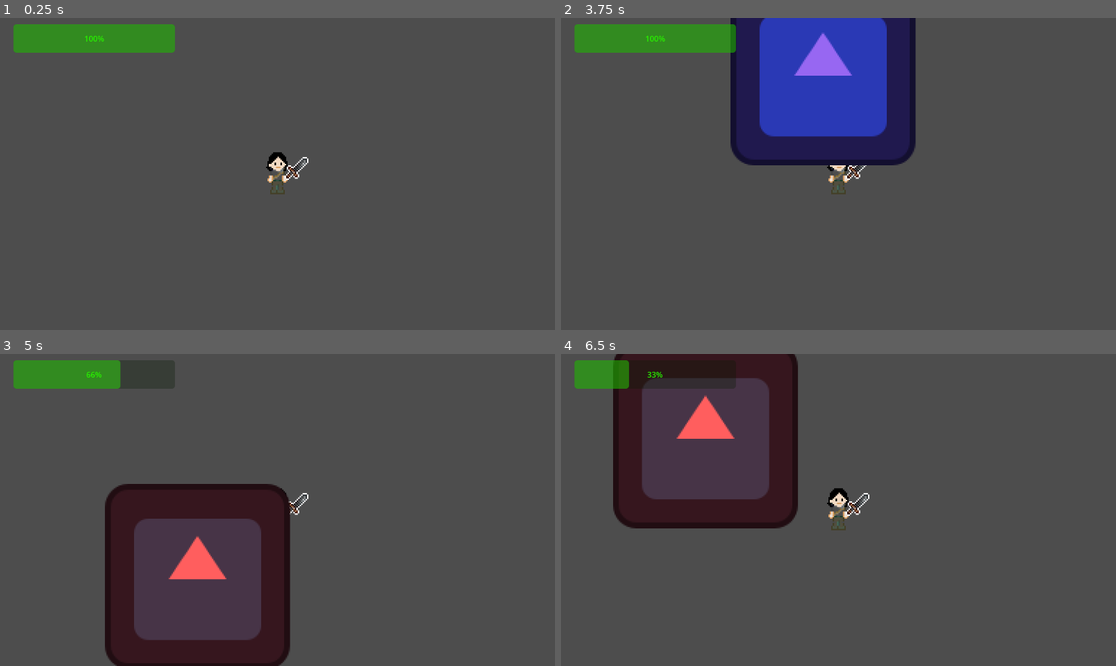
Above: before the commit, frames 1-4 (two rows, left to right).
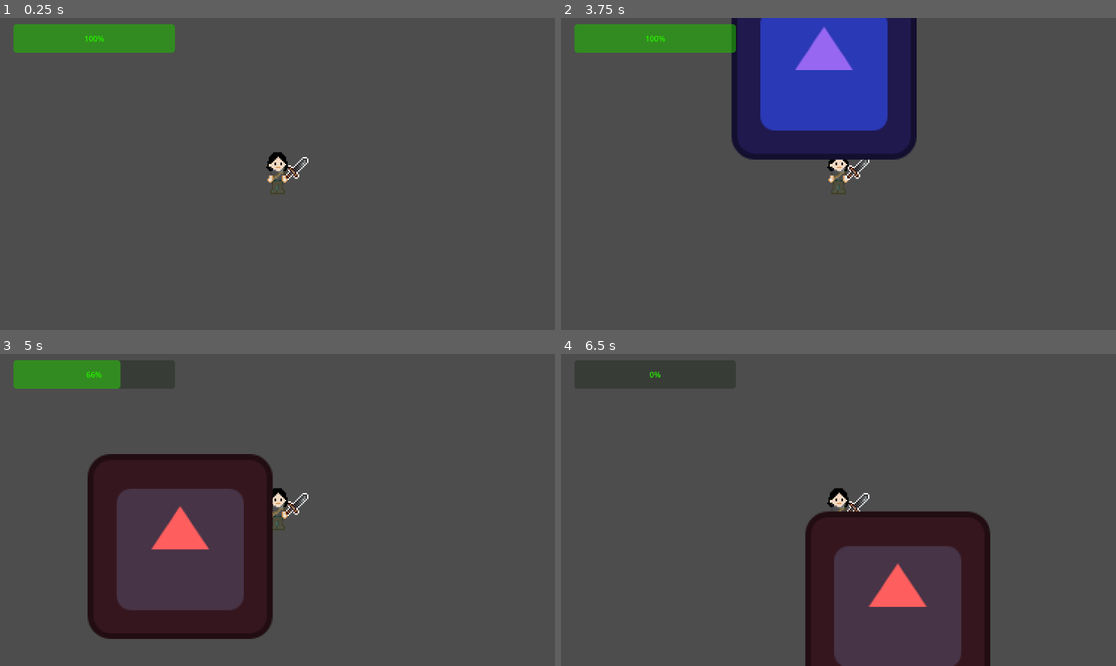
Above: after the commit, the same moments.

Repository: vilu350/Flying-Cats-Studio
Game: Godot game, scene res://scenes/test_map.tscn
Same seed, same stepped clock (60 frames per second), same inputs: the game is played once before the commit and once after it. The project has no main scene, so this scene is started directly. The engine's default icon, where the game draws it, is replaced by a stand-in: a white triangle on a blue panel in a dark square.
Inputs (mouse positions are in pixels of both pictures, inside the frame that each line leads up to):
- Up to frame 1 (0.25 s): no input
- Up to frame 2 (3.75 s): tap Enter at 0.5 s; move the mouse to (960, 158) at 0.52 s; hold D (move_right) 0.53-1.28 s; move the mouse to (727, 189) at 1.27 s; hold Down (move_down) 1.28-2.03 s; move the mouse to (894, 105) at 2.02 s; hold D (move_right) 2.03-2.78 s; tap Space at 2.75 s; move the mouse to (810, 236) at 2.77 s; hold Up (move_up) 2.78-3.53 s; move the mouse to (1005, 220) at 3.52 s; hold A (move_left) from 3.53 s (still down)
- Up to frame 3 (5 s): keep holding A (move_left); move the mouse to (111, 463) at 4.27 s
- Up to frame 4 (6.5 s): move the mouse to (866, 510) at 5.02 s; release A (move_left) at 5.03 s; hold Down (move_down) 5.03-5.78 s; move the mouse to (755, 432) at 5.77 s; hold D (move_right) from 5.78 s (still down)

The runs differ from the first frame. In frame 1, less than 0.1% of the frame differs, in the area x 51-53%, y 47-52%; in frame 2, 2.4%; in frame 3, 16%; in frame 4, 35%, in the area x 2-78%, y 0-100%.

Commit message:
Worked on the weapon

Diff:
--- a/flying-cats-studio/scenes/Player.tscn
+++ b/flying-cats-studio/scenes/Player.tscn
@@ -31,6 +31,112 @@
 "transitions": PackedFloat32Array(1),
 "update": 0,
 "values": [Vector2(2, -4)]
+}
+
+[sub_resource type="Animation" id="Animation_qlg0r"]
+resource_name = "Left_Slash"
+length = 0.3
+step = 0.05
+tracks/0/type = "value"
+tracks/0/imported = false
+tracks/0/enabled = true
+tracks/0/path = NodePath("Sprite2D/PlayerWeapon:rotation")
+tracks/0/interp = 1
+tracks/0/loop_wrap = true
+tracks/0/keys = {
+"times": PackedFloat32Array(0, 0.25),
+"transitions": PackedFloat32Array(1, -2),
+"update": 0,
+"values": [4.6844635, 3.270747]
+}
+tracks/1/type = "value"
+tracks/1/imported = false
+tracks/1/enabled = true
+tracks/1/path = NodePath("Sprite2D/PlayerWeapon:scale")
+tracks/1/interp = 1
+tracks/1/loop_wrap = true
+tracks/1/keys = {
+"times": PackedFloat32Array(0, 0.3),
+"transitions": PackedFloat32Array(1, 0.5),
+"update": 0,
+"values": [Vector2(1, 1), Vector2(1, 1)]
+}
+tracks/2/type = "value"
+tracks/2/imported = false
+tracks/2/enabled = true
+tracks/2/path = NodePath("Sprite2D:position")
+tracks/2/interp = 1
+tracks/2/loop_wrap = true
+tracks/2/keys = {
+"times": PackedFloat32Array(0),
+"transitions": PackedFloat32Array(1),
+"update": 0,
+"values": [Vector2(2, -4)]
+}
+tracks/3/type = "value"
+tracks/3/imported = false
+tracks/3/enabled = true
+tracks/3/path = NodePath("Sprite2D:scale")
+tracks/3/interp = 1
+tracks/3/loop_wrap = true
+tracks/3/keys = {
+"times": PackedFloat32Array(0),
+"transitions": PackedFloat32Array(1),
+"update": 0,
+"values": [Vector2(1, 1)]
+}
+
+[sub_resource type="Animation" id="Animation_dqkch"]
+resource_name = "Left_Slash_Return"
+length = 0.65
+step = 0.05
+tracks/0/type = "value"
+tracks/0/imported = false
+tracks/0/enabled = true
+tracks/0/path = NodePath("Sprite2D/PlayerWeapon:rotation")
+tracks/0/interp = 1
+tracks/0/loop_wrap = true
+tracks/0/keys = {
+"times": PackedFloat32Array(0, 0.2, 0.65),
+"transitions": PackedFloat32Array(-2, 1, 0.5),
+"update": 0,
+"values": [3.270747, 3.270747, 4.6844635]
+}
+tracks/1/type = "value"
+tracks/1/imported = false
+tracks/1/enabled = true
+tracks/1/path = NodePath("Sprite2D/PlayerWeapon:position")
+tracks/1/interp = 1
+tracks/1/loop_wrap = true
+tracks/1/keys = {
+"times": PackedFloat32Array(0, 0.65),
+"transitions": PackedFloat32Array(1, 1),
+"update": 0,
+"values": [Vector2(-7.0000005, 8), Vector2(-7.0000005, 8)]
+}
+tracks/2/type = "value"
+tracks/2/imported = false
+tracks/2/enabled = true
+tracks/2/path = NodePath("Sprite2D:position")
+tracks/2/interp = 1
+tracks/2/loop_wrap = true
+tracks/2/keys = {
+"times": PackedFloat32Array(0, 0.65),
+"transitions": PackedFloat32Array(1, 1),
+"update": 0,
+"values": [Vector2(2, -4), Vector2(2, -4)]
+}
+tracks/3/type = "value"
+tracks/3/imported = false
+tracks/3/enabled = true
+tracks/3/path = NodePath("Sprite2D:scale")
+tracks/3/interp = 1
+tracks/3/loop_wrap = true
+tracks/3/keys = {
+"times": PackedFloat32Array(0, 0.65),
+"transitions": PackedFloat32Array(1, 1),
+"update": 0,
+"values": [Vector2(1, 1), Vector2(1, 1)]
 }
 
 [sub_resource type="Animation" id="Animation_fjrip"]
@@ -95,123 +201,130 @@
 "update": 0,
 "values": [Vector2(1, 1)]
 }
-
-[sub_resource type="Animation" id="Animation_dqkch"]
-resource_name = "Attack_Return"
+tracks/5/type = "value"
+tracks/5/imported = false
+tracks/5/enabled = true
+tracks/5/path = NodePath("Sprite2D/PlayerWeapon:position")
+tracks/5/interp = 1
+tracks/5/loop_wrap = true
+tracks/5/keys = {
+"times": PackedFloat32Array(0),
+"transitions": PackedFloat32Array(1),
+"update": 0,
+"values": [Vector2(-7.0000005, 8)]
+}
+
+[sub_resource type="AnimationLibrary" id="AnimationLibrary_smehm"]
+_data = {
+&"Idle": SubResource("Animation_tuyoq"),
+&"Left_Slash": SubResource("Animation_qlg0r"),
+&"Left_Slash_Return": SubResource("Animation_dqkch"),
+&"RESET": SubResource("Animation_fjrip")
+}
+
+[sub_resource type="Animation" id="Animation_smehm"]
+length = 0.001
+tracks/0/type = "value"
+tracks/0/imported = false
+tracks/0/enabled = true
+tracks/0/path = NodePath(".:scale")
+tracks/0/interp = 1
+tracks/0/loop_wrap = true
+tracks/0/keys = {
+"times": PackedFloat32Array(0),
+"transitions": PackedFloat32Array(1),
+"update": 0,
+"values": [Vector2(-1, 1)]
+}
+tracks/1/type = "value"
+tracks/1/imported = false
+tracks/1/enabled = true
+tracks/1/path = NodePath("PlayerWeapon:position")
+tracks/1/interp = 1
+tracks/1/loop_wrap = true
+tracks/1/keys = {
+"times": PackedFloat32Array(0),
+"transitions": PackedFloat32Array(1),
+"update": 0,
+"values": [Vector2(-7.0000005, 8)]
+}
+tracks/2/type = "value"
+tracks/2/imported = false
+tracks/2/enabled = true
+tracks/2/path = NodePath("PlayerWeapon:rotation")
+tracks/2/interp = 1
+tracks/2/loop_wrap = true
+tracks/2/keys = {
+"times": PackedFloat32Array(0),
+"transitions": PackedFloat32Array(1),
+"update": 0,
+"values": [4.6844635]
+}
+tracks/3/type = "value"
+tracks/3/imported = false
+tracks/3/enabled = true
+tracks/3/path = NodePath(".:position")
+tracks/3/interp = 1
+tracks/3/loop_wrap = true
+tracks/3/keys = {
+"times": PackedFloat32Array(0),
+"transitions": PackedFloat32Array(1),
+"update": 0,
+"values": [Vector2(-2, -4)]
+}
+tracks/4/type = "value"
+tracks/4/imported = false
+tracks/4/enabled = true
+tracks/4/path = NodePath("PlayerWeapon:scale")
+tracks/4/interp = 1
+tracks/4/loop_wrap = true
+tracks/4/keys = {
+"times": PackedFloat32Array(0),
+"transitions": PackedFloat32Array(1),
+"update": 0,
+"values": [Vector2(1, 1)]
+}
+
+[sub_resource type="Animation" id="Animation_y4r1p"]
+resource_name = "Right_Attack_Return"
 length = 0.65
 step = 0.05
 tracks/0/type = "value"
 tracks/0/imported = false
 tracks/0/enabled = true
-tracks/0/path = NodePath("Sprite2D/PlayerWeapon:rotation")
-tracks/0/interp = 1
-tracks/0/loop_wrap = true
-tracks/0/keys = {
+tracks/0/path = NodePath("PlayerWeapon:position")
+tracks/0/interp = 1
+tracks/0/loop_wrap = true
+tracks/0/keys = {
+"times": PackedFloat32Array(0, 0.65),
+"transitions": PackedFloat32Array(1, 1),
+"update": 0,
+"values": [Vector2(-7.0000005, 8), Vector2(-7.0000005, 8)]
+}
+tracks/1/type = "value"
+tracks/1/imported = false
+tracks/1/enabled = true
+tracks/1/path = NodePath("PlayerWeapon:rotation")
+tracks/1/interp = 1
+tracks/1/loop_wrap = true
+tracks/1/keys = {
 "times": PackedFloat32Array(0, 0.2, 0.65),
-"transitions": PackedFloat32Array(-2, 1, 0.5),
+"transitions": PackedFloat32Array(1, 1, 1),
 "update": 0,
 "values": [3.270747, 3.270747, 4.6844635]
 }
-
-[sub_resource type="Animation" id="Animation_qlg0r"]
-resource_name = "Left_Attack"
-length = 0.3
-step = 0.05
-tracks/0/type = "value"
-tracks/0/imported = false
-tracks/0/enabled = true
-tracks/0/path = NodePath("Sprite2D/PlayerWeapon:rotation")
-tracks/0/interp = 1
-tracks/0/loop_wrap = true
-tracks/0/keys = {
-"times": PackedFloat32Array(0, 0.25),
-"transitions": PackedFloat32Array(1, -2),
-"update": 0,
-"values": [4.6844635, 3.270747]
-}
-tracks/1/type = "value"
-tracks/1/imported = false
-tracks/1/enabled = true
-tracks/1/path = NodePath("Sprite2D/PlayerWeapon:scale")
-tracks/1/interp = 1
-tracks/1/loop_wrap = true
-tracks/1/keys = {
-"times": PackedFloat32Array(0, 0.3),
-"transitions": PackedFloat32Array(1, 0.5),
+tracks/2/type = "value"
+tracks/2/imported = false
+tracks/2/enabled = true
+tracks/2/path = NodePath("PlayerWeapon:scale")
+tracks/2/interp = 1
+tracks/2/loop_wrap = true
+tracks/2/keys = {
+"times": PackedFloat32Array(0, 0.65),
+"transitions": PackedFloat32Array(1, 1),
 "update": 0,
 "values": [Vector2(1, 1), Vector2(1, 1)]
 }
-tracks/2/type = "value"
-tracks/2/imported = false
-tracks/2/enabled = true
-tracks/2/path = NodePath("Sprite2D:position")
-tracks/2/interp = 1
-tracks/2/loop_wrap = true
-tracks/2/keys = {
-"times": PackedFloat32Array(0),
-"transitions": PackedFloat32Array(1),
-"update": 0,
-"values": [Vector2(2, -4)]
-}
-tracks/3/type = "value"
-tracks/3/imported = false
-tracks/3/enabled = true
-tracks/3/path = NodePath("Sprite2D:scale")
-tracks/3/interp = 1
-tracks/3/loop_wrap = true
-tracks/3/keys = {
-"times": PackedFloat32Array(0),
-"transitions": PackedFloat32Array(1),
-"update": 0,
-"values": [Vector2(1, 1)]
-}
-
-[sub_resource type="AnimationLibrary" id="AnimationLibrary_smehm"]
-_data = {
-&"Attack_Return": SubResource("Animation_dqkch"),
-&"Idle": SubResource("Animation_tuyoq"),
-&"Left_Attack": SubResource("Animation_qlg0r"),
-&"RESET": SubResource("Animation_fjrip")
-}
-
-[sub_resource type="Animation" id="Animation_smehm"]
-length = 0.001
-tracks/0/type = "value"
-tracks/0/imported = false
-tracks/0/enabled = true
-tracks/0/path = NodePath(".:scale")
-tracks/0/interp = 1
-tracks/0/loop_wrap = true
-tracks/0/keys = {
-"times": PackedFloat32Array(0),
-"transitions": PackedFloat32Array(1),
-"update": 0,
-"values": [Vector2(-1, 1)]
-}
-tracks/1/type = "value"
-tracks/1/imported = false
-tracks/1/enabled = true
-tracks/1/path = NodePath("PlayerWeapon:position")
-tracks/1/interp = 1
-tracks/1/loop_wrap = true
-tracks/1/keys = {
-"times": PackedFloat32Array(0),
-"transitions": PackedFloat32Array(1),
-"update": 0,
-"values": [Vector2(-7.0000005, 8)]
-}
-tracks/2/type = "value"
-tracks/2/imported = false
-tracks/2/enabled = true
-tracks/2/path = NodePath("PlayerWeapon:rotation")
-tracks/2/interp = 1
-tracks/2/loop_wrap = true
-tracks/2/keys = {
-"times": PackedFloat32Array(0),
-"transitions": PackedFloat32Array(1),
-"update": 0,
-"values": [4.6844635]
-}
 tracks/3/type = "value"
 tracks/3/imported = false
 tracks/3/enabled = true
@@ -219,14 +332,26 @@
 tracks/3/interp = 1
 tracks/3/loop_wrap = true
 tracks/3/keys = {
-"times": PackedFloat32Array(0),
-"transitions": PackedFloat32Array(1),
-"update": 0,
-"values": [Vector2(-2, -4)]
+"times": PackedFloat32Array(0, 0.65),
+"transitions": PackedFloat32Array(1, 1),
+"update": 0,
+"values": [Vector2(-2, -4), Vector2(-2, -4)]
+}
+tracks/4/type = "value"
+tracks/4/imported = false
+tracks/4/enabled = true
+tracks/4/path = NodePath(".:scale")
+tracks/4/interp = 1
+tracks/4/loop_wrap = true
+tracks/4/keys = {
+"times": PackedFloat32Array(0, 0.65),
+"transitions": PackedFloat32Array(1, 1),
+"update": 0,
+"values": [Vector2(-1, 1), Vector2(-1, 1)]
 }
 
 [sub_resource type="Animation" id="Animation_ur7pv"]
-resource_name = "Right_Attack"
+resource_name = "Right_Slash"
 length = 0.3
 step = 0.05
 tracks/0/type = "value"
@@ -281,13 +406,15 @@
 [sub_resource type="AnimationLibrary" id="AnimationLibrary_y4r1p"]
 _data = {
 &"RESET": SubResource("Animation_smehm"),
-&"Right_Attack": SubResource("Animation_ur7pv")
-}
-
-[sub_resource type="CircleShape2D" id="CircleShape2D_44cfe"]
-
-[sub_resource type="CircleShape2D" id="CircleShape2D_v6fml"]
-radius = 12.0
+&"Right_Attack_Return": SubResource("Animation_y4r1p"),
+&"Right_Slash": SubResource("Animation_ur7pv")
+}
+
+[sub_resource type="RectangleShape2D" id="RectangleShape2D_d2wvv"]
+size = Vector2(14, 27)
+
+[sub_resource type="RectangleShape2D" id="RectangleShape2D_3v2ag"]
+size = Vector2(14, 27)
 
 [node name="Player" type="CharacterBody2D"]
 script = ExtResource("1_ij6vw")
@@ -314,7 +441,8 @@
 }
 
 [node name="CollisionShape2D" type="CollisionShape2D" parent="."]
-shape = SubResource("CircleShape2D_44cfe")
+position = Vector2(0, -0.5)
+shape = SubResource("RectangleShape2D_d2wvv")
 
 [node name="Camera2D" type="Camera2D" parent="."]
 zoom = Vector2(3, 3)
@@ -323,7 +451,8 @@
 collision_layer = 2
 
 [node name="CollisionShape2D" type="CollisionShape2D" parent="HurtBox"]
-shape = SubResource("CircleShape2D_v6fml")
+position = Vector2(0, -0.5)
+shape = SubResource("RectangleShape2D_3v2ag")
 
 [node name="HurtTimer" type="Timer" parent="."]
 
--- a/flying-cats-studio/scripts/player.gd
+++ b/flying-cats-studio/scripts/player.gd
@@ -12,12 +12,19 @@
 @export var deceleration := 1100.0
 @onready var hurt_box: Area2D = $HurtBox
 @onready var hurt_timer: Timer = $HurtTimer
-@onready var weapon: Sprite2D = $Weapon
+@onready var player_weapon: Sprite2D = $Sprite2D/PlayerWeapon
 
 @export var maxHealth = 30
 @onready var currentHealth: int = maxHealth
 
 @export var knockbackPower: int = 500
+var current_look_dir = "right"
+var can_Slash: bool = true
+@export var Left_Slash_time: float = 0.2
+@export var Right_Slash_time: float = 0.2
+@export var Left_Slash_Return_time: float = 0.5
+@export var Right_Slash_Return_time: float = 0.5
+@export var weapon_damage: float = 1.0
 
 var lastAnimDirection: String = "Down"
 var isHurt: bool = false
@@ -71,6 +78,12 @@
 	move_and_slide()
 	handleInput()
 	#updateAnimation()
+	if get_global_mouse_position().y > global_position.y:
+		$Sprite2D/PlayerWeapon.show_behind_parent = false
+		$Sprite2D.frame = 0
+	else:
+		$Sprite2D/PlayerWeapon.show_behind_parent = true
+		$Sprite2D.frame = 1
 	if !isHurt:
 		for area in hurt_box.get_overlapping_areas():
 			if area.name == "HitBox":
--- a/flying-cats-studio/scripts/player_weapon.gd
+++ b/flying-cats-studio/scripts/player_weapon.gd
@@ -1,15 +1 @@
 extends Sprite2D
-
-class_name Enemy
-
-func _ready() -> void:
-	connect_signals()
-
-
-
-func connect_signals() -> void:
-	%Area2D.connect("body_entered", damage)
-
-func damage(body: Node2D) -> void:
-	if body is Enemy:
-		body.update_health(-1)
Not shown: 1 places in flying-cats-studio/scenes/Player.tscn that only renumber resources
